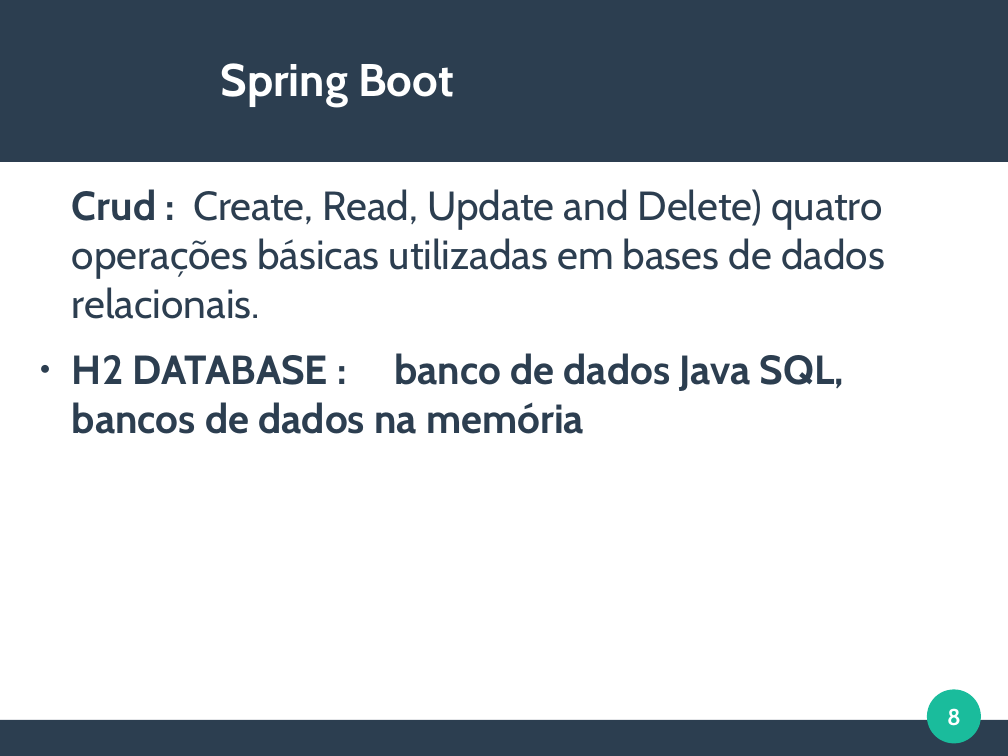
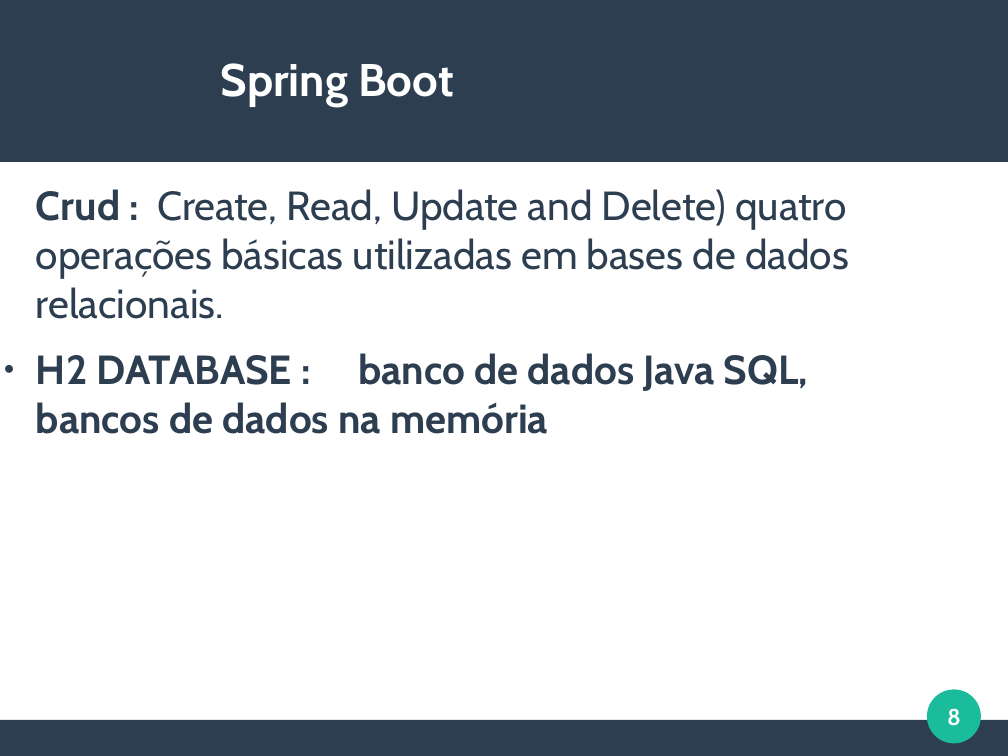
Before and after one commit to viniciusFortti/test, a slide deck: slide 8 of Apresentação/ApresentaçãoQuintaSemana.odp. Drawn at 1008x756 pixels with LibreOffice and Linux fonts; fonts in the diff are those of the drawing. Boxes give left, top, right and bottom in pixels: in the first picture for what was removed or moved away, otherwise in the second. Text is boxed around its words. In the diff, an @@ line names an element or a change of style, - is before the commit and + after.

```diff
--- a/Apresentação/ApresentaçãoQuintaSemana.odp
+++ b/Apresentação/ApresentaçãoQuintaSemana.odp
@@ text "Crud : Create, Read, Update ...": place and size @@
-text "Crud : Create, Read, Update ..." at <box>72,189,885,434</box>
+text "Crud : Create, Read, Update ..." at <box>36,189,849,434</box>
```
Also in this commit, not shown: 2 other files.
